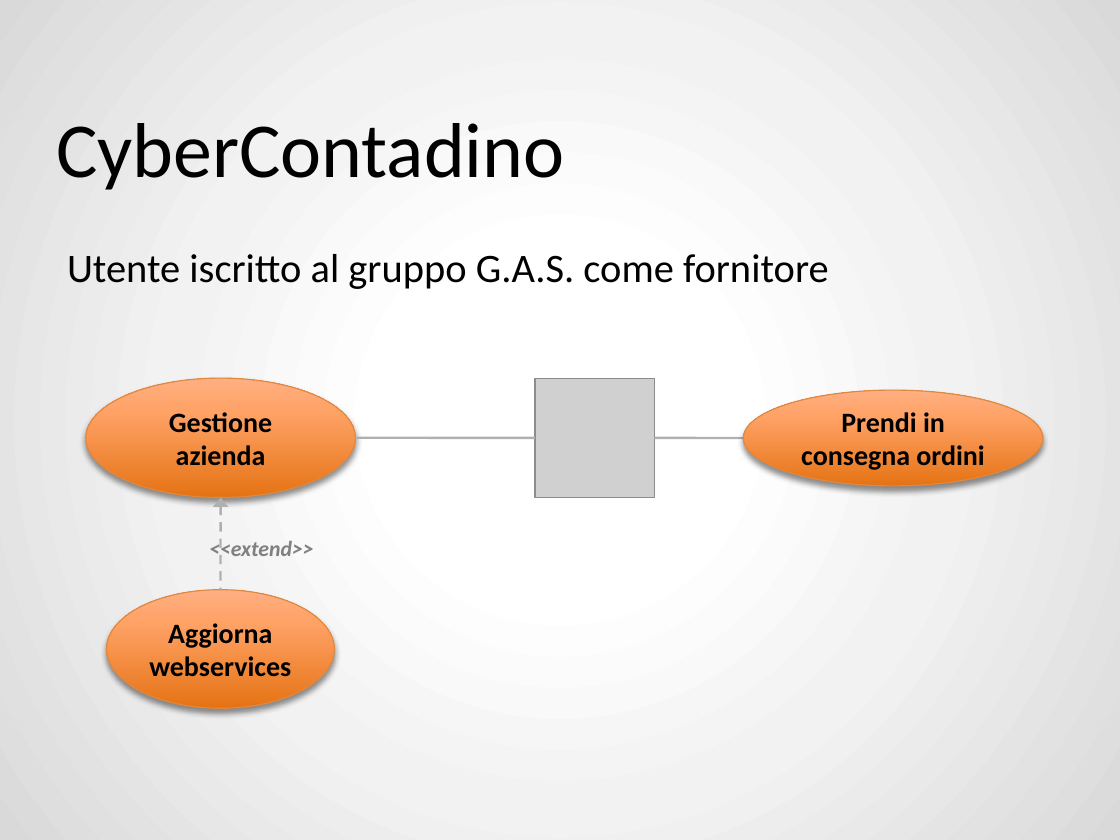
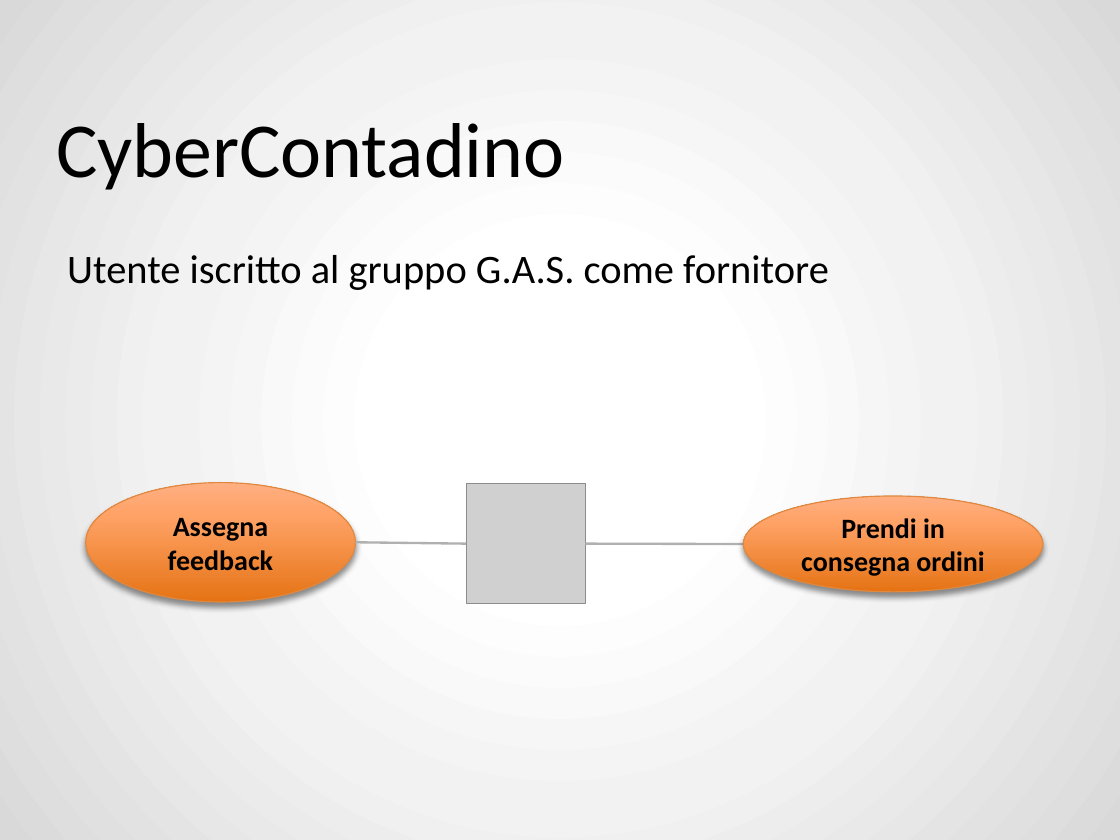
Before and after one commit to ZhangUranus/amicidelgas, a slide deck: slide 22 of SeamAmiciDelGas/risorse_gassose/presentazione_demo/SeamAmiciDelGas - finale.pptx. Drawn at 1120x840 pixels with LibreOffice and Linux fonts; fonts in the diff are those of the drawing; grey boxes stand for pictures; background and template pictures are left out. Boxes give left, top, right and bottom in pixels: in the first picture for what was removed or moved away, otherwise in the second. Text is boxed around its words. In the diff, an @@ line names an element or a change of style, - is before the commit and + after.

```diff
--- a/SeamAmiciDelGas/risorse_gassose/presentazione_demo/SeamAmiciDelGas - finale.pptx
+++ b/SeamAmiciDelGas/risorse_gassose/presentazione_demo/SeamAmiciDelGas - finale.pptx
@@ ellipse removed at <box>86,379,356,498</box> @@
-Gestione azienda
@@ ellipse added at <box>86,483,356,603</box>, fill gradient #E67314 to #FFA367 to #FFB083, outline #E08840 0.75 pt, 18 pt, text #000000, bold @@
+Assegna feedback
@@ arrow removed from (221, 590) to (221, 497) @@
@@ picture: place and size @@
-picture at <box>535,379,655,498</box>
+picture at <box>466,484,586,604</box>
@@ ellipse "Prendi in consegna ordini": place and size @@
-ellipse "Prendi in consegna ordini" at <box>744,390,1044,486</box>
+ellipse "Prendi in consegna ordini" at <box>744,496,1044,592</box>
@@ text removed at <box>209,539,314,563</box> @@
-<<extend>>
@@ line moved from (535, 438) - (355, 438) to (466, 543) - (355, 542) @@
@@ line moved from (654, 438) - (744, 438) to (586, 543) - (744, 544) @@
@@ ellipse removed at <box>106,590,334,709</box> @@
-Aggiorna webservices
```
Also in this commit, not shown: 25 other slides changed, 12 slides added, 4 slides removed.
